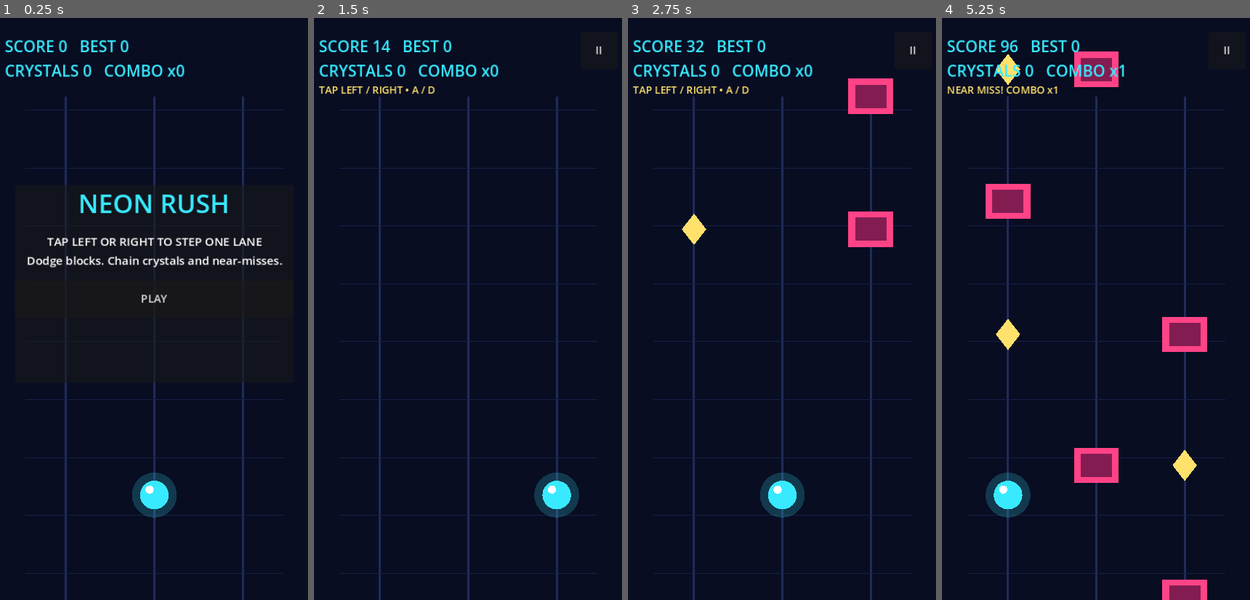
Above: before the commit, frames 1-4 (left to right).
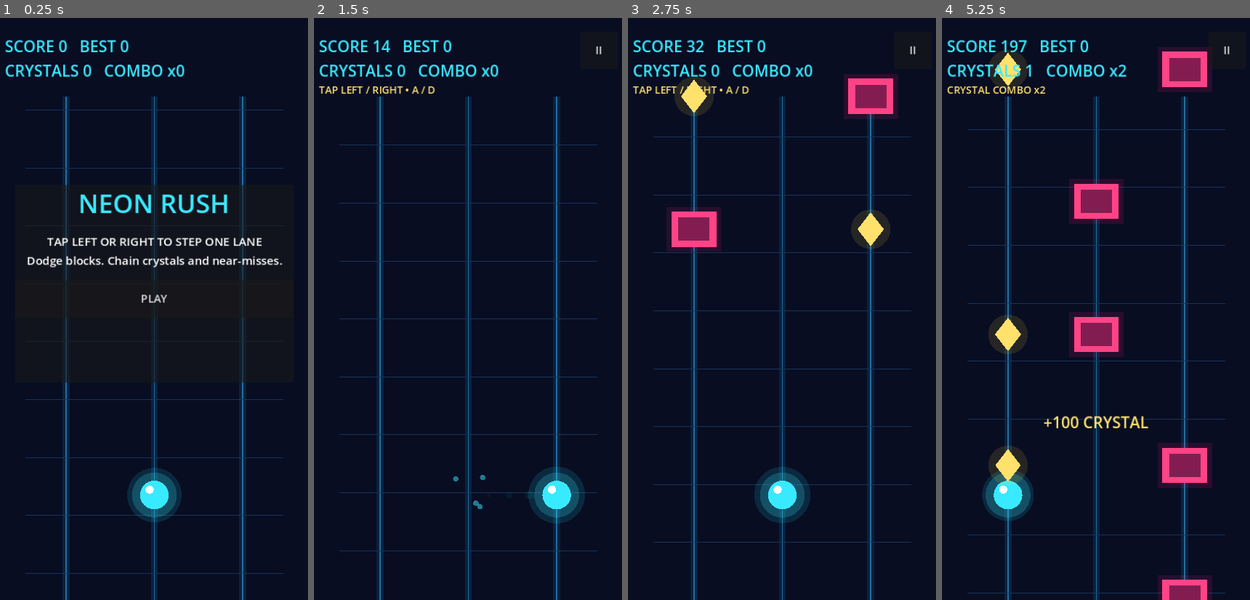
Above: after the commit, the same moments.

Repository: JoshKing15/neon-rush-android
Game: Godot game, scene res://scenes/main.tscn
Same seed, same stepped clock (60 frames per second), same inputs: the game is played once before the commit and once after it.
Inputs (mouse positions are in pixels of both pictures, inside the frame that each line leads up to):
- Up to frame 1 (0.25 s): no input
- Up to frame 2 (1.5 s): click "PLAY" at 0.5 s; move the mouse to (538, 279) at 1.27 s; hold D (move_right) from 1.28 s (still down); click (538, 279) at 1.42 s
- Up to frame 3 (2.75 s): move the mouse to (717, 338) at 2.02 s; release D (move_right) at 2.03 s; hold A (move_left) from 2.03 s (still down)
- Up to frame 4 (5.25 s): move the mouse to (1129, 180) at 2.77 s; release A (move_left) at 2.78 s; hold D (move_right) 2.78-4.28 s; move the mouse to (1080, 425) at 3.52 s; click (1080, 425) at 3.67 s; move the mouse to (1194, 396) at 4.27 s; hold A (move_left) from 4.28 s (still down); move the mouse to (997, 221) at 5.02 s

The runs differ from the first frame. In frame 1, 4.1% of the frame differs, in the area x 20-80%, y 13-100%; in frame 2, 7.8%; in frame 3, 11%; in frame 4, 18%, in the area x 1-92%, y 3-100%.

Commit message:
Implement v0.3 game feel with neon effects, particle bursts and generated sounds

Diff:
--- a/scripts/game.gd
+++ b/scripts/game.gd
@@ -1,5 +1,5 @@
 extends Node2D
-## Neon Rush v0.2 — safer collisions, responsive movement, pattern tiers, combos.
+## Neon Rush v0.3 — gameplay polish, particles, procedural sound and feedback.
 ## Ads are intentionally NOT integrated in this prototype.
 
 const WIDTH := 480.0
@@ -44,6 +44,13 @@
 var last_hud := ""
 var last_safe_lane := 1
 var queued_rows: Array[String] = []
+var sparks: Array[Dictionary] = []
+var trails: Array[Dictionary] = []
+var pulse := 0.0
+var feedback := ""
+var feedback_timer := 0.0
+var sound_player: AudioStreamPlayer
+var sound_stream: AudioStreamGeneratorPlayback
 var hud: Label
 var hint: Label
 var overlay: PanelContainer
@@ -57,6 +64,7 @@
 	rng.randomize()
 	_load_best()
 	_build_ui()
+	_setup_audio()
 	_show_menu("NEON RUSH", "TAP LEFT OR RIGHT TO STEP ONE LANE\nDodge blocks. Chain crystals and near-misses.", "PLAY")
 
 func _build_ui() -> void:
@@ -131,6 +139,10 @@
 	last_safe_lane = 1
 	objects.clear()
 	queued_rows.clear()
+	sparks.clear()
+	trails.clear()
+	feedback = ""
+	feedback_timer = 0.0
 	elapsed = 0.0
 	spawn_clock = 0.9
 	score_fraction = 0.0
@@ -158,11 +170,16 @@
 	if not running or paused:
 		return
 
+	_animate_fx(delta)
 	# Cap simulation delta to avoid collision tunnelling and huge resume jumps.
 	var dt := minf(delta, 0.05)
 	elapsed += dt
 	invulnerable = maxf(0.0, invulnerable - dt)
 	player_x = move_toward(player_x, LANES[lane], MOVE_SPEED * dt)
+	trails.append({"position": Vector2(player_x, PLAYER_Y), "life": 0.22})
+	if trails.size() > 12:
+		trails.pop_front()
+	pulse += dt
 	score_fraction += dt * (15.0 + float(mini(combo, 10)))
 	var gained := int(floor(score_fraction))
 	if gained > 0:
@@ -193,6 +210,9 @@
 			combo += 1
 			score += 50 * mini(combo, 5)
 			hint.text = "CRYSTAL COMBO x%d" % mini(combo, 5)
+			_burst(Vector2(LANES[int(obj["lane"])], PLAYER_Y), GOLD, 14)
+			_feedback("+%d CRYSTAL" % (50 * mini(combo, 5)))
+			_tone(660.0 + float(mini(combo, 6)) * 70.0, 0.08)
 			objects.remove_at(i)
 			continue
 		if previous_y <= PLAYER_Y and next_y > PLAYER_Y and obj["kind"] == "block" and not bool(obj.get("near", false)):
@@ -201,6 +221,9 @@
 				combo += 1
 				score += 25 * mini(combo, 5)
 				hint.text = "NEAR MISS! COMBO x%d" % mini(combo, 5)
+				_burst(Vector2(LANES[int(obj["lane"])], PLAYER_Y), PINK, 6)
+				_feedback("NEAR MISS +%d" % (25 * mini(combo, 5)))
+				_tone(480.0, 0.05)
 		if next_y > HEIGHT + 70.0:
 			objects.remove_at(i)
 		else:
@@ -267,6 +290,8 @@
 	running = false
 	game_over = true
 	combo = 0
+	_burst(Vector2(player_x, PLAYER_Y), PINK, 25)
+	_tone(150.0, 0.18)
 	if score > best:
 		best = score
 		_save_best()
@@ -316,28 +341,99 @@
 		_step(-1 if event.position.x < WIDTH * 0.5 else 1)
 
 func _step(direction: int) -> void:
+	var old_lane := lane
 	lane = clampi(lane + direction, 0, 2)
+	if old_lane != lane:
+		_burst(Vector2(player_x, PLAYER_Y), CYAN, 4)
+		_tone(320.0, 0.03)
+
+func _setup_audio() -> void:
+	sound_player = AudioStreamPlayer.new()
+	var generator := AudioStreamGenerator.new()
+	generator.mix_rate = 22050.0
+	generator.buffer_length = 0.3
+	sound_player.stream = generator
+	sound_player.volume_db = -12.0
+	add_child(sound_player)
+	sound_player.play()
+	sound_stream = sound_player.get_stream_playback() as AudioStreamGeneratorPlayback
+
+func _tone(frequency: float, duration: float) -> void:
+	if sound_stream == null:
+		return
+	var count := mini(int(duration * 22050.0), sound_stream.get_frames_available())
+	for i in range(count):
+		var t := float(i) / 22050.0
+		var envelope := 1.0 - float(i) / float(maxi(count, 1))
+		var value := sin(TAU * frequency * t) * envelope * 0.16
+		sound_stream.push_frame(Vector2(value, value))
+
+func _burst(origin: Vector2, tint: Color, count: int) -> void:
+	for i in range(count):
+		if sparks.size() >= 80:
+			sparks.pop_front()
+		var angle := rng.randf_range(0.0, TAU)
+		sparks.append({"position": origin, "velocity": Vector2(cos(angle), sin(angle)) * rng.randf_range(65.0, 180.0), "life": 0.4, "color": tint})
+
+func _feedback(message: String) -> void:
+	feedback = message
+	feedback_timer = 0.8
+
+func _animate_fx(delta: float) -> void:
+	var dt := minf(delta, 0.05)
+	feedback_timer = maxf(0.0, feedback_timer - dt)
+	for i in range(sparks.size() - 1, -1, -1):
+		var fx: Dictionary = sparks[i]
+		fx["life"] = float(fx["life"]) - dt
+		if float(fx["life"]) <= 0.0:
+			sparks.remove_at(i)
+		else:
+			fx["position"] = Vector2(fx["position"]) + Vector2(fx["velocity"]) * dt
+			sparks[i] = fx
+	for i in range(trails.size() - 1, -1, -1):
+		var fx: Dictionary = trails[i]
+		fx["life"] = float(fx["life"]) - dt
+		if float(fx["life"]) <= 0.0:
+			trails.remove_at(i)
+		else:
+			trails[i] = fx
+	queue_redraw()
 
 func _draw() -> void:
 	draw_rect(Rect2(Vector2.ZERO, Vector2(WIDTH, HEIGHT)), BG)
 	for x in LANES:
-		draw_line(Vector2(x, 115), Vector2(x, HEIGHT), Color("212b59"), 3.0)
-	for y in range(135, 854, 85):
-		draw_line(Vector2(50, y), Vector2(430, y), Color("182146"), 1.0)
+		draw_line(Vector2(x, 115), Vector2(x, HEIGHT), Color(0.0, 0.7, 1.0, 0.13), 10.0)
+		draw_line(Vector2(x, 115), Vector2(x, HEIGHT), Color("286c9e"), 2.0)
+	var offset := fmod(elapsed * speed * 0.2, 85.0)
+	for y in range(135, 950, 85):
+		var yy := float(y) + offset
+		if yy < HEIGHT:
+			draw_line(Vector2(50, yy), Vector2(430, yy), Color("193357"), 1.0)
+	for fx in trails:
+		var alpha := float(fx["life"]) / 0.22
+		draw_circle(Vector2(fx["position"]), 19.0 * alpha, Color(0.1, 0.9, 1.0, alpha * 0.24))
+	draw_circle(Vector2(player_x, PLAYER_Y), 40.0 + sin(pulse * 9.0) * 2.0, Color(0.1, 0.9, 1.0, 0.13))
 	draw_circle(Vector2(player_x, PLAYER_Y), 33.0, Color(0.23, 0.92, 1.0, 0.2))
 	draw_circle(Vector2(player_x, PLAYER_Y), 21.0, CYAN if invulnerable <= 0.0 else GOLD)
 	draw_circle(Vector2(player_x - 7, PLAYER_Y - 8), 6.0, Color.WHITE)
 	for obj in objects:
 		var p := Vector2(LANES[int(obj["lane"])], float(obj["y"]))
 		if obj["kind"] == "block":
+			draw_rect(Rect2(p - Vector2(40, 33), Vector2(80, 66)), Color(1.0, 0.1, 0.5, 0.13))
 			draw_rect(Rect2(p - Vector2(33, 26), Vector2(66, 52)), PINK)
 			draw_rect(Rect2(p - Vector2(23, 17), Vector2(46, 34)), Color("831d51"))
 		else:
-			var diamond := PackedVector2Array([
-				p + Vector2(0, -23), p + Vector2(18, 0),
-				p + Vector2(0, 23), p + Vector2(-18, 0)
-			])
+			draw_circle(p, 29.0, Color(1.0, 0.85, 0.25, 0.12))
+			var scale := 1.0 + 0.08 * sin(pulse * 8.0 + p.y * 0.03)
+			var diamond := PackedVector2Array([p + Vector2(0, -23) * scale, p + Vector2(18, 0) * scale, p + Vector2(0, 23) * scale, p + Vector2(-18, 0) * scale])
 			draw_colored_polygon(diamond, GOLD)
+	for fx in sparks:
+		var alpha := float(fx["life"]) / 0.4
+		var tint: Color = fx["color"]
+		tint.a = alpha
+		draw_circle(Vector2(fx["position"]), 3.0 + 2.0 * alpha, tint)
+	if feedback_timer > 0.0:
+		draw_string(ThemeDB.fallback_font, Vector2(100, PLAYER_Y - 80.0 - (0.8 - feedback_timer) * 30.0), feedback, HORIZONTAL_ALIGNMENT_CENTER, 280, 23, GOLD)
 
 func _save_best() -> void:
 	var file := FileAccess.open(SAVE_PATH, FileAccess.WRITE)
Not shown, changed: docs/ROADMAP.md
Not shown, added: docs/V03_TESTING.md
